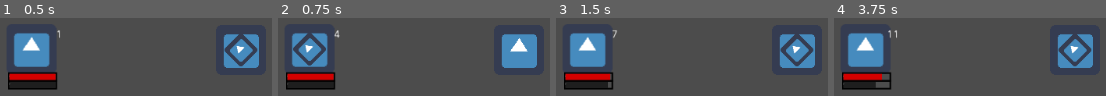
Above: before the commit, frames 1-4 (left to right).
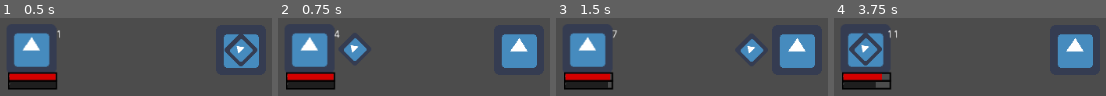
Above: after the commit, the same moments.

Repository: h19mili/Projekt_Fleorune.VM
Game: Godot game, scene res://Main.tscn
The game is run twice, just before and just after one commit, with the same random seed, the same clock (stepped at 60 frames per second) and the same inputs. The engine's default icon, where the game draws it, is replaced by a stand-in: a white triangle on a blue panel in a dark square.
Inputs:
- Up to frame 1 (0.5 s): no input
- Up to frame 2 (0.75 s): tap Enter (ui_accept) at 0.5 s; hold Up (ui_up) from 0.53 s (still down)
- Up to frame 3 (1.5 s): tap Enter (ui_accept) at 0.77, 1.25 s; release Up (ui_up) at 1.28 s; hold Down (ui_down) from 1.28 s (still down)
- Up to frame 4 (3.75 s): tap Enter (ui_accept) at 1.52, 2, 2.75, 3.02, 3.5 s; release Down (ui_down) at 2.03 s; hold Up (ui_up) 2.03-3.53 s; hold Left (ui_left) from 3.53 s (still down)

Frame 1 is identical in both runs. In frame 2, 3.8% of the frame differs, in the area x 5-33%, y 19-62%; in frame 3, 3.7%; in frame 4, 4.4%, in the area x 5-95%, y 19-63%.

Commit message:
Attack.V0

Diff:
--- a/Arrow.gd
+++ b/Arrow.gd
@@ -1,7 +1,7 @@
 extends Control
 
-signal target_selected(Battler)
-export var Move : float = 0.1
+signal target_selected(battler)
+export var Move : float = 0.5
 var target_selection = 0
 onready var tween = $Tween
 onready var targets : Array
@@ -14,22 +14,21 @@
 
 func select_target(battlers : Array) -> Array:
 	visible = true
-	print("battler0")
-	print(battlers)
 	targets = battlers
 	active_target = targets[0]
 	print("HI")
 	print(targets)
 	rect_scale.x = 1.0 if active_target.Party_member else -1.0
 	rect_global_position = active_target.target_global_position
-	#grab_focus()
-	var selected_target = active_target  #: Battler = yield(self, "target_selected")
+	grab_focus()
+	var selected_target : Battler = yield(self, "target_selected")
+	#active_target
 	#targets = []
-	print(targets)
-	return selected_target
-	#if not selected_target:
-		#return []
-	#return [selected_target]
+	#return selected_target
+	print("hi")
+	if not selected_target:
+		return []
+	return [selected_target]
 
 
 func _Move_to(battler : Battler):
@@ -50,7 +49,7 @@
 		return
 
 	if event.is_action_pressed("ui_left"):
-		emit_signal("target_selected", targets)
+		emit_signal("target_selected", active_target)
 		accept_event()
 	elif event.is_action_pressed("ui_cancel"):
 		emit_signal("target_selected", null)
--- a/Main.tscn
+++ b/Main.tscn
@@ -26,4 +26,3 @@
 margin_top = -237.043
 margin_right = -486.879
 margin_bottom = -237.043
-[connection signal="target_selected" from="Arrow" to="TurnQ" method="_select_target"]
--- /dev/null
+++ b/Player karaktär/Battler_Action.gd
@@ -0,0 +1,5 @@
+extends Node
+
+
+func _ready():
+	pass
--- a/Player karaktär/David.tscn
+++ b/Player karaktär/David.tscn
@@ -9,6 +9,7 @@
 [ext_resource path="res://Art/bar(1).png" type="Texture" id=7]
 [ext_resource path="res://Player karaktär/Healthbar.gd" type="Script" id=8]
 [ext_resource path="res://Player karaktär/Mana_bar.gd" type="Script" id=9]
+[ext_resource path="res://Player karaktär/Battler_Action.gd" type="Script" id=10]
 
 [node name="David" type="Node2D"]
 script = ExtResource( 1 )
@@ -64,3 +65,6 @@
 __meta__ = {
 "_edit_use_anchors_": false
 }
+
+[node name="Battler_Action" type="Node" parent="."]
+script = ExtResource( 10 )
--- a/TurnQ.gd
+++ b/TurnQ.gd
@@ -39,16 +39,15 @@
 		print(targets)
 		if not targets:
 			print("End")
-			return
 		var target : Battler
 		if battler.Party_member:
-
+			#yield(select_arrow.select_target(battler), "completed")
+			yield(active_player, "completed")
 			print("hallå")
-			emit_signal("completed")
 		else:
-			pass
-		yield(battler, "completed")
-		print("fuck")
+			yield(active_player, "completed")
+			print("Enemy")
+		#yield(battler, "completed")
 		battler.selected = false
 
 		var new_index : int = (active_player.get_index() + 1) % get_child_count()
@@ -58,9 +57,8 @@
 		play_turn()
 
 func _select_target(selectable_battlers : Array) -> Battler:
-	#print(selectable_battler)
-	var selected_target: Battler = select_arrow.select_target(selectable_battlers)#, "target_selected")
-	#var selected_target : Battler = yield(select_arrow.select_target(selectable_battlers), "completed")
+	#var selected_target : Battler = select_arrow.select_target(selectable_battlers)#, "target_selected")
+	var selected_target : Battler = yield(select_arrow.select_target(selectable_battlers), "completed")
 	print("hilast")
 	return selected_target
 
Not shown: 1 places in Player karaktär/David.tscn that only renumber resources
